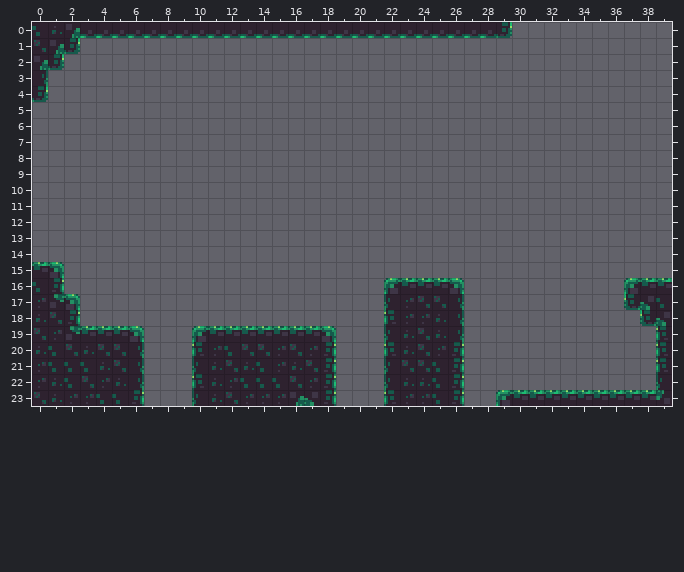
Level history. Tiled map (JSON): data/map/world1-forceCrystalTutorial.tmj. Above, as it was before the edit.
Cells are 8x8 px. Shown: x 0..39, y 0..23.
The result:
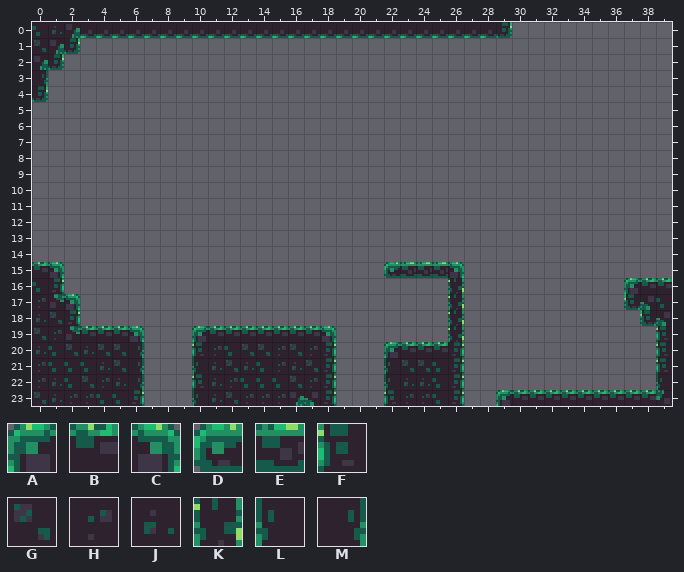
Key: from "mossy-tileset": A 0, B 1, C 2, D 3, E 4, F 6, G 10, H 15, J 16, K 17, L 20, M 21.
_ is an empty cell.
Tiles replaced or removed in this view: A, B, C, F, G, H, J, L, M.
Edits made:
Changed rows in their new state; . is an unchanged cell.
Layer "Tile Layer 1":
first column x 22:
15 DEEEC
16 ____K
17 ____K
18 ____K
19 ____K
20 ABBB.
Pixel boxes of the changes (left, top, right, bottom) in both pictures:
changed: (384, 262, 464, 358)
